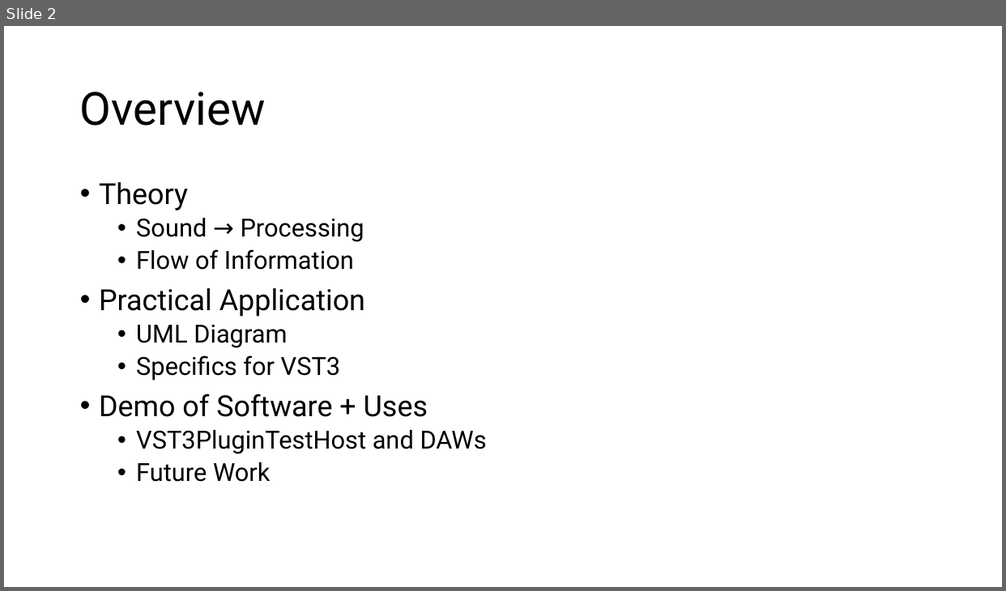
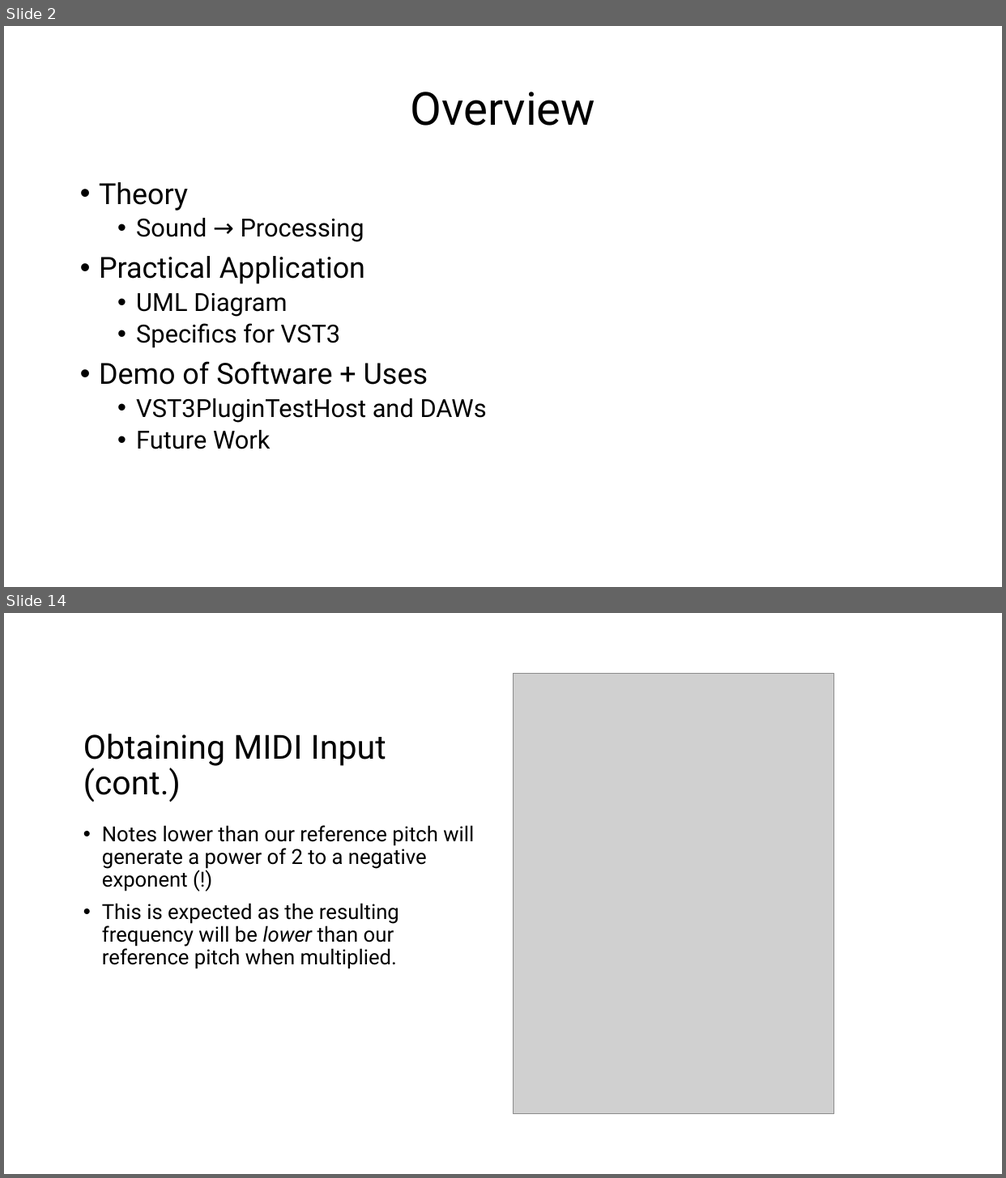
Before and after one commit to ShotgunApe/VST-Synth, a slide deck: docs/juniorIS-new.pptx. Shown one above the other, each under a label of ours: slide 2 before the commit, slides 2 and 14 after it; the slides between them are not shown. The pictures are 1006x591 and 1006x1178 pixels, drawn with LibreOffice and Linux fonts; fonts in the diff are those of the drawing; grey boxes stand for pictures. Boxes give left, top, right and bottom in pixels: in the first picture for what was removed or moved away, otherwise in the second. Text is boxed around its words. In the diff, an @@ line names an element or a change of style, - is before the commit and + after.

```diff
--- a/docs/juniorIS-new.pptx
+++ b/docs/juniorIS-new.pptx
@@ slide 14 added at (4,613,1002,1174), background #FFFFFF @@
@@ picture added at (513,674,834,1114) @@
@@ title added at (83,734,386,802), 32 pt, text #000000 @@
+Obtaining MIDI Input (cont.)
@@ text added at (102,825,474,969), 20 pt, text #000000 @@
+• Notes lower than our reference pitch will generate a power of 2 to a negative exponent (!)
+• This is expected as the resulting frequency will be lower than our reference pitch when multiplied.
@@ slide 2 changed as well @@
@@ title "Overview" at (410,92,595,126): alignment left to centre @@
@@ text at (136,250,354,270): paragraph removed @@
-  • Flow of Information
```
Also in this commit, not shown: 1 other slide changed, 16 other slides added, 2 slides removed, 2 other files.
